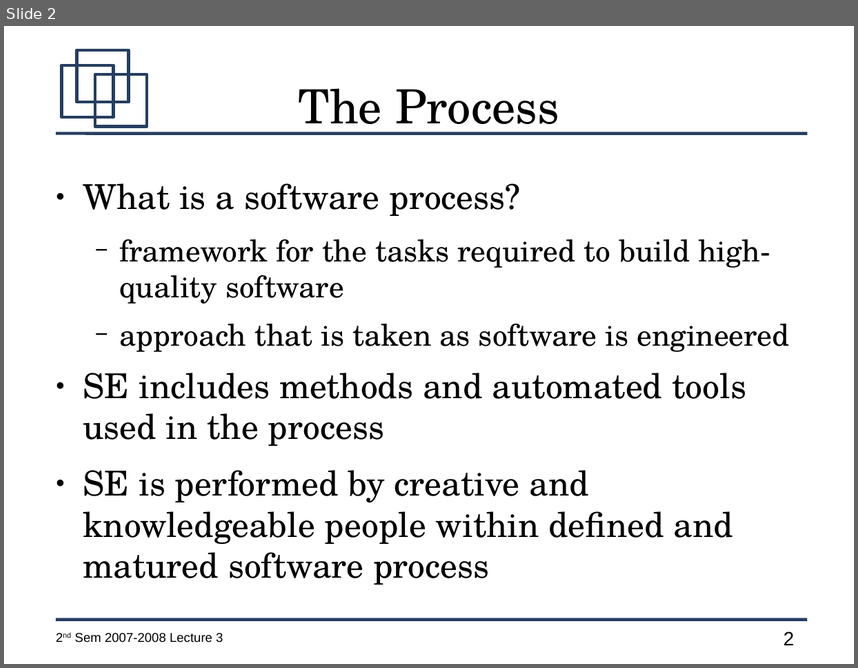
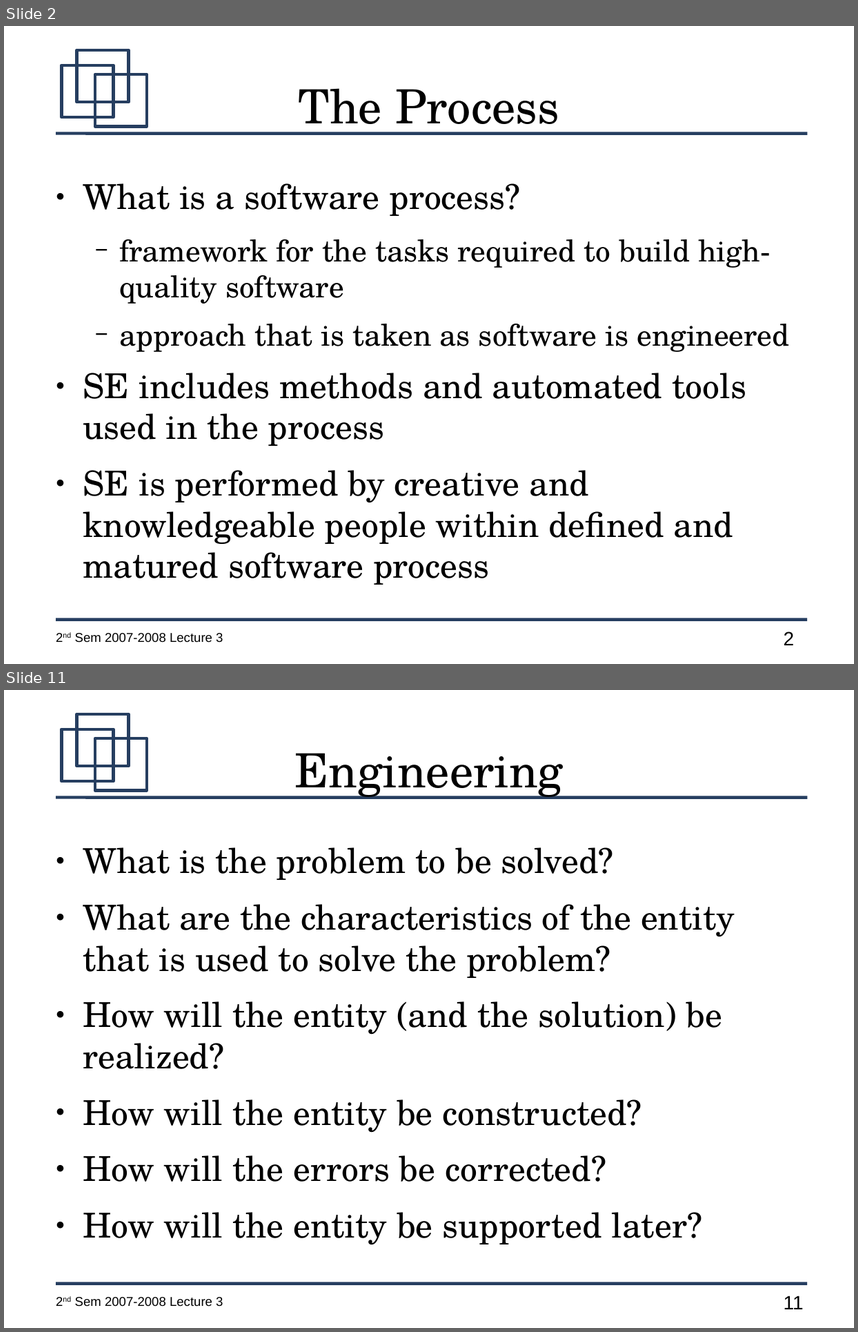
Before and after one commit to jachermocilla/jach-homepage, a slide deck: CMSC128-2nd-Sem-2007-L3.odp. Shown one above the other, each under a label of ours: slide 2 before the commit, slides 2 and 11 after it; the slides between them are not shown. The pictures are 858x668 and 858x1332 pixels, drawn with LibreOffice and Linux fonts; fonts in the diff are those of the drawing. Boxes give left, top, right and bottom in pixels: in the first picture for what was removed or moved away, otherwise in the second. Text is boxed around its words. In the diff, an @@ line names an element or a change of style, - is before the commit and + after.

```diff
--- a/CMSC128-2nd-Sem-2007-L3.odp
+++ b/CMSC128-2nd-Sem-2007-L3.odp
@@ slide 11 added at bbox=[4, 690, 854, 1328], background #FFFFFF; not listed: 7 template elements that a slide beside it also shows @@
@@ title added at bbox=[294, 753, 563, 799], 44 pt, text #000000 @@
+Engineering
@@ text added at bbox=[83, 847, 735, 1245], 32 pt, text #000000 @@
+● What is the problem to be solved?
+● What are the characteristics of the entity that is used to solve the problem?
+● How will the entity (and the solution) be realized?
+● How will the entity be constructed?
+● How will the errors be corrected?
+● How will the entity be supported later?
```
Also in this commit, not shown: 10 other slides added.
